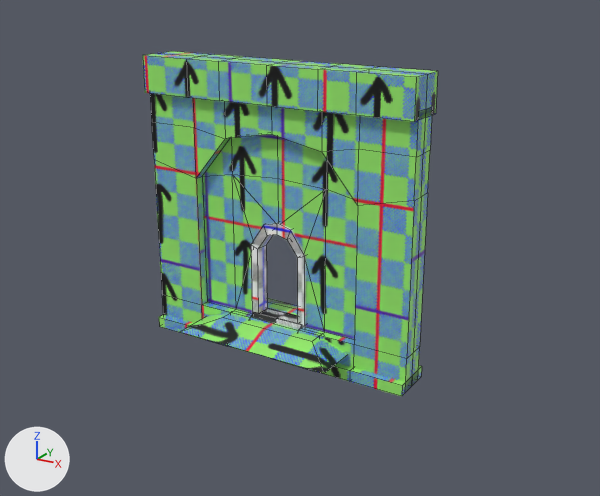
Renders of the Blender file map.blend from each side of a commit.
One viewpoint serves both versions: a 50 mm lens placed at (14.5, -22.3, 8.2), pointed at (-1.3, 3.2, -2.4). Lighting does not change. The marker at lower left points along +X, +Y and +Z. Mesh edges are drawn as thin lines.

The first picture shows 'door', 'wall_with_door'.
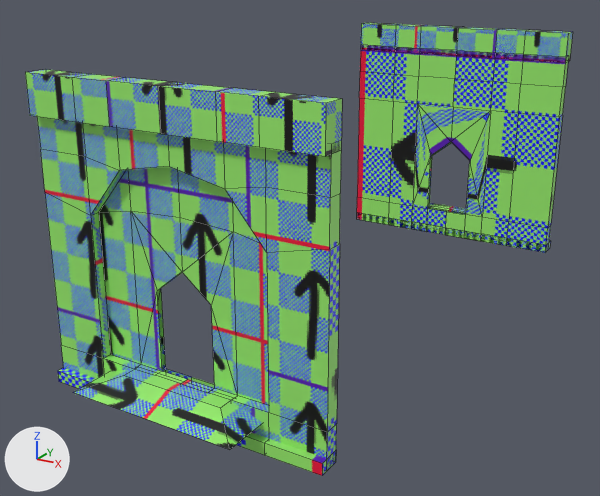
Changed parts and their boxes (x1, y1, x2, y2) in the pictures (600 x 496 px; the box of a moved part takes in the faces that stretch with it):
'wall_with_door', surface changed, reshaped, moved, turned
    before: (143, 51, 438, 396)
    after: (25, 23, 573, 476)
'door', hidden
    before: (251, 223, 306, 330)
part 1 of me_cube_046, moved or reshaped
    before: (143, 51, 438, 122)
    after: (58, 214, 551, 476)
part 2 of me_cube_046, moved or reshaped
    before: (159, 315, 422, 396)
    after: (25, 23, 573, 157)
part 3 of me_cube_046, moved or reshaped
    before: (180, 298, 348, 373)
    after: (73, 203, 466, 449)
part 4 of me_cube_046, added
    after: (37, 45, 569, 469)
part 5 of me_cube_046, deleted (green)
    before: (150, 93, 432, 390)

The change, as a list of edits to the scene's bpy script:
```text
Change me_cube_046:
    used by ob_wall_with_door; location = (0.0, 0.0, 0.0); scale = (5.0, 5.0, 5.0)
    remove me_cube_046.from_pydata(...)  # 157 vertices, 150 faces; spans x -1.0..1.0, y -0.41..0.0, z -1.0..1.0
    remove me_cube_046.materials.append(mat_mat_oriented_003)  # picture img_modeling_texture_oriented_png_005
    add me_cube_046.from_pydata(...)  # 160 vertices, 158 faces; spans x -1.0..1.0, y 2.0..2.41, z -1.0..1.0
    me_cube_046 part 1: the loose piece of 28 vertices spanning x -1.0..1.0, y -0.15..0.0, z 0.75..1.0 is scaled about its middle by (-1, -1, 0.312), then moved by (0.0, 2.15, -1.84), in mat_mat_oriented_001 (picture img_modeling_texture_oriented_png_003)
    me_cube_046 part 2: the loose piece of 28 vertices spanning x -1.0..1.0, y -0.15..0.0, z -1.0..-0.92 is scaled about its middle by (-1, -1, 3.2), then moved by (0.0, 2.15, 1.84), in mat_mat_oriented_001 (picture img_modeling_texture_oriented_png_003)
    me_cube_046 part 3: the loose piece of 8 vertices spanning x -0.58..0.58, y -0.41..-0.06, z -0.84..-0.76 is turned 180 degrees about the z axis through its middle, then moved by (0.0, 2.47, 0.0), in mat_mat_oriented_001 (picture img_modeling_texture_oriented_png_003)
    me_cube_046 part 4: a new loose piece of 96 vertices spanning x -1.0..1.0, y 2.0..2.1, z -1.0..0.8, in mat_mat_oriented_001 (picture img_modeling_texture_oriented_png_003)
    me_cube_046 part 5: the loose piece of 93 vertices spanning x -1.0..1.0, y -0.1..0.0, z -1.0..0.8 is deleted
    add me_cube_046.materials.append(mat_mat_oriented_001)  # picture img_modeling_texture_oriented_png_003
Change ob_door:
    add ob_door.hide_set(True)
Change ob_wall_with_door:
    ob_wall_with_door.location: (0.0, 0.0, 0.0) -> (0.0, 5.0, 0.0)
    ob_wall_with_door.rotation_euler: (0.0, 0.0, 0.0) -> (0.0, 0.0, 3.142)  # degrees (0, 0, 0) -> degrees (0, 0, 180)
```
